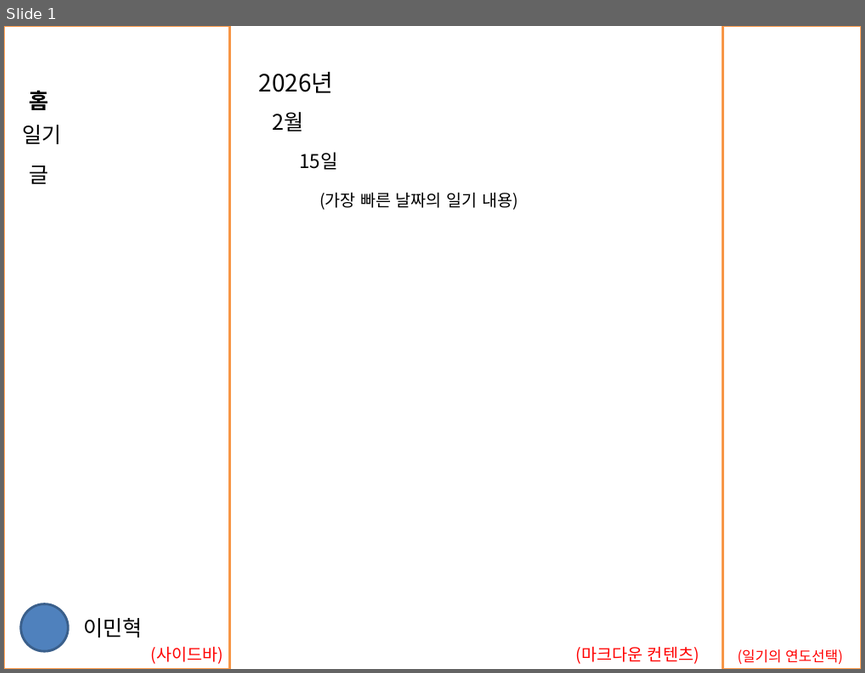
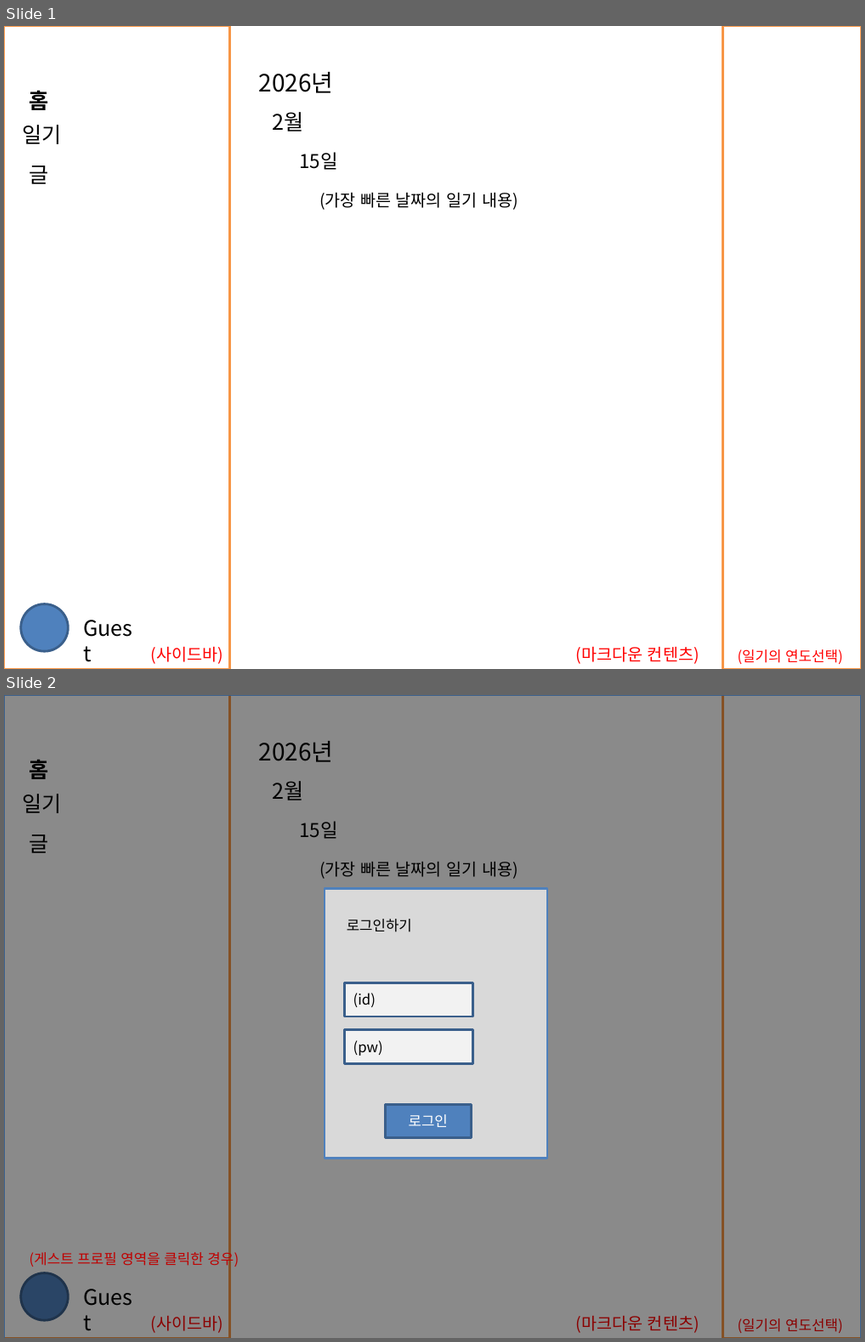
Before and after one commit to minhyeok/private-log, a slide deck: note/frontend_page_plan.pptx. Shown one above the other, each under a label of ours: slide 1 before the commit, slides 1 and 2 after it. The pictures are 865x673 and 865x1342 pixels, drawn with LibreOffice and Linux fonts; fonts in the diff are those of the drawing. Boxes give left, top, right and bottom in pixels: in the first picture for what was removed or moved away, otherwise in the second. Text is boxed around its words. In the diff, an @@ line names an element or a change of style, - is before the commit and + after.

```diff
--- a/note/frontend_page_plan.pptx
+++ b/note/frontend_page_plan.pptx
@@ slide 2 added at (x1=4, y1=695, x2=861, y2=1338), background #FFFFFF @@
@@ rectangle added at (x1=4, y1=695, x2=230, y2=1338), fill #FFFFFF, outline #F79646 2 pt @@
@@ rectangle added at (x1=4, y1=695, x2=861, y2=1338), fill #000000 at 46% opacity, outline #3A5F8C 2 pt @@
@@ rectangle added at (x1=723, y1=695, x2=861, y2=1338), fill #FFFFFF, outline #F79646 2 pt @@
@@ text added at (x1=259, y1=741, x2=334, y2=762), 20 pt, text #000000 @@
+2026년
@@ text added at (x1=30, y1=760, x2=49, y2=779), 18 pt, text #000000, bold @@
+홈
@@ text added at (x1=23, y1=794, x2=62, y2=813), 18 pt, text #000000 @@
+일기
@@ text added at (x1=272, y1=781, x2=303, y2=800), 18 pt, text #000000 @@
+2월
@@ text added at (x1=299, y1=821, x2=337, y2=839), 16 pt, text #000000 @@
+15일
@@ text added at (x1=30, y1=834, x2=49, y2=853), 18 pt, text #000000 @@
+글
@@ text added at (x1=319, y1=862, x2=518, y2=879), 14 pt, text #000000 @@
+(가장 빠른 날짜의 일기 내용)
@@ rectangle added at (x1=324, y1=888, x2=547, y2=1157), fill #D9D9D9, outline #4F81BD 2 pt @@
@@ text added at (x1=347, y1=919, x2=412, y2=932), 12 pt, text #000000 @@
+로그인하기
@@ rectangle added at (x1=345, y1=983, x2=473, y2=1016), fill #F2F2F2, outline #3A5F8C 2 pt, 12 pt, text #000000 @@
+(id)
@@ rectangle added at (x1=345, y1=1030, x2=473, y2=1063), fill #F2F2F2, outline #3A5F8C 2 pt, 12 pt, text #000000 @@
+(pw)
@@ rectangle added at (x1=386, y1=1104, x2=471, y2=1137), fill #4F81BD, outline #3A5F8C 2 pt, 12 pt, text #FFFFFF @@
+로그인
@@ text added at (x1=30, y1=1249, x2=239, y2=1268), 12 pt, text #C00000 @@
+(게스트 프로필 영역을 클릭한 경우)
@@ ellipse added at (x1=21, y1=1272, x2=69, y2=1320), fill #4F81BD, outline #3A5F8C 2 pt @@
@@ text added at (x1=75, y1=1279, x2=148, y2=1314), 18 pt, text #000000 @@
+Guest
@@ text added at (x1=151, y1=1315, x2=224, y2=1333), 14 pt, text #FF0000 @@
+(사이드바)
@@ text added at (x1=576, y1=1315, x2=699, y2=1333), 14 pt, text #FF0000 @@
+(마크다운 컨텐츠)
@@ text added at (x1=738, y1=1318, x2=843, y2=1333), 12 pt, text #FF0000 @@
+(일기의 연도선택)
@@ slide 1 changed as well @@
@@ text at (x1=83, y1=618, x2=143, y2=637): text changed @@
-이민혁
+Guest
```
Also in this commit, not shown: 2 other slides changed, 2 other slides added, 5 other files.
